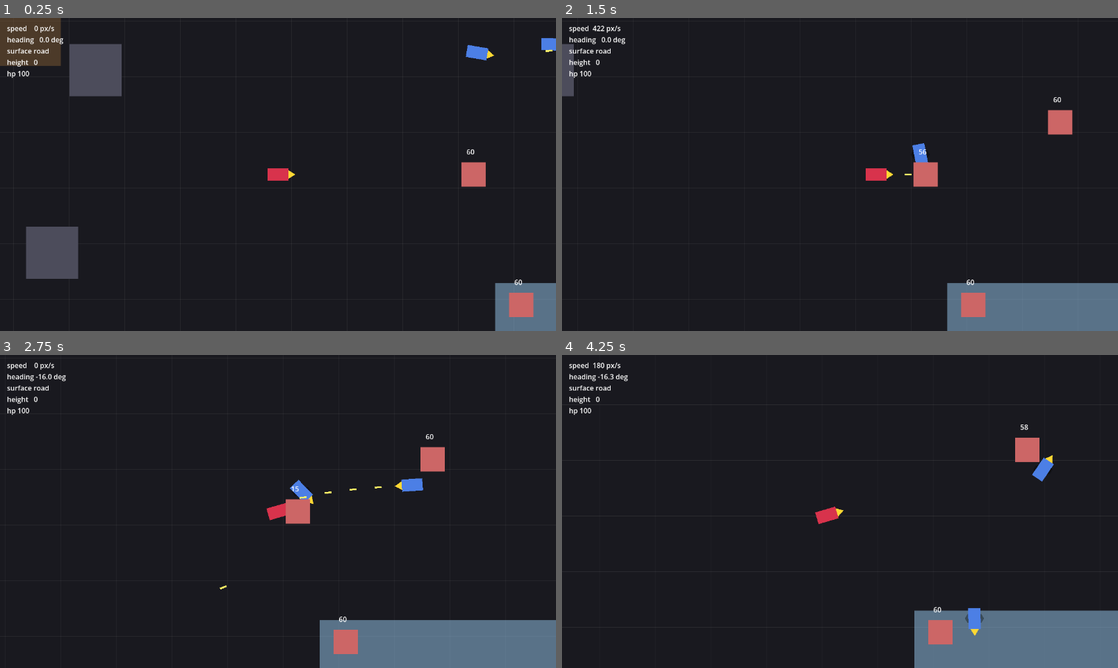
Above: before the commit, frames 1-4 (two rows, left to right).
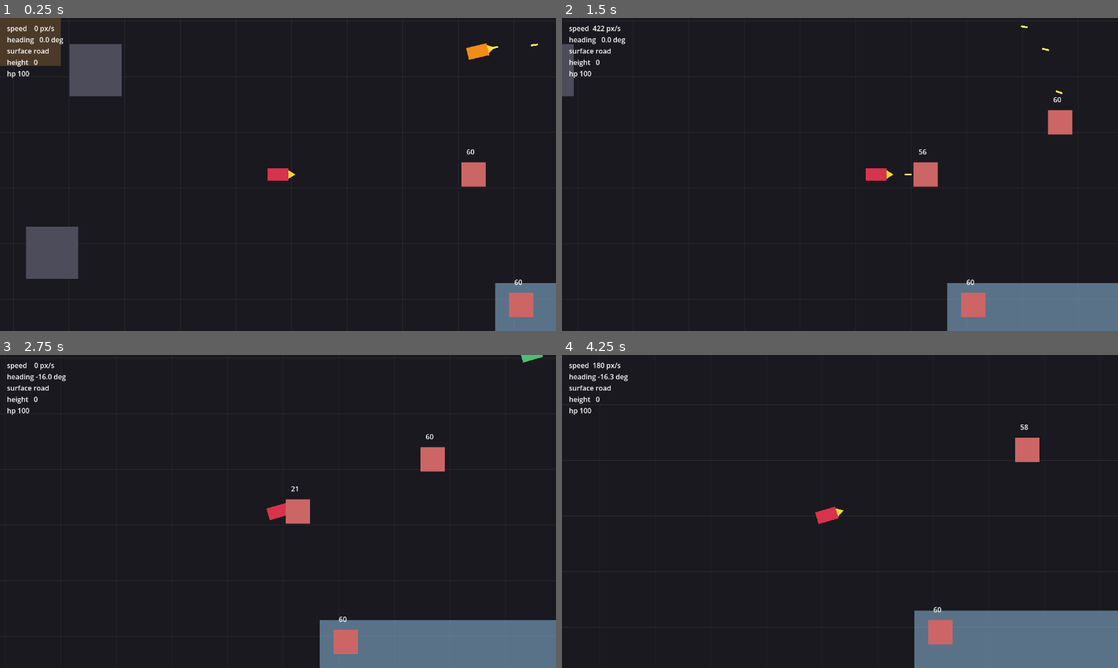
Above: after the commit, the same moments.

Repository: b3p3k0/bentchrome
Game: Godot game, scene res://levels/arena/arena.tscn
Same seed, same stepped clock (60 frames per second), same inputs: the game is played once before the commit and once after it.
Inputs (mouse positions are in pixels of both pictures, inside the frame that each line leads up to):
- Up to frame 1 (0.25 s): no input
- Up to frame 2 (1.5 s): tap Enter (ui_accept) at 0.5, 0.77 s; move the mouse to (812, 237) at 0.52 s; hold W (move_up) 0.53-1.25 s; click (812, 237) at 0.6 s; drag from (1006, 221) to (878, 174) at 1.27 s
- Up to frame 3 (2.75 s): move the mouse to (111, 464) at 2.02 s; hold A (move_left) from 2.03 s (still down); right-click (111, 464) at 2.1 s; click (111, 464) at 2.3 s
- Up to frame 4 (4.25 s): release A (move_left) at 2.75 s; drag from (867, 511) to (778, 589) at 2.77 s; move the mouse to (756, 433) at 3.52 s; hold S (move_down) from 3.53 s (still down); tap K at 3.6 s; tap Enter (ui_accept) at 3.77 s; click (756, 433) at 3.8 s

The runs differ from the first frame. In frame 1, 0.3% of the frame differs, in the area x 83-100%, y 6-14%; in frame 2, 0.2%; in frame 3, 0.4%, in the area x 39-98%, y 0-75%; in frame 4, 0.4%.

Commit message:
Phase 3: three AI archetypes (aggressor / ambusher / opportunist)
Parameterize EnemyDriver into three archetypes on the pursue/evade skeleton, differing by target selection and engagement tuning. AGGRESSOR charges the nearest car (tight band, fights to ~15% HP); AMBUSHER takes the nearest but approaches at a flank angle (hit-and-run, medium band); OPPORTUNIST stalks the weakest car in range, hangs back (wide band), flees early (~45% HP). Arena fields one of each, colour-coded (orange/purple/green) via per-instance overrides. CLAUDE.md documents the set, replacing the dropped 'defender'.

Co-Authored-By: Claude Opus 4.8 <noreply@anthropic.com>

Diff:
--- a/levels/arena/arena.tscn
+++ b/levels/arena/arena.tscn
@@ -78,9 +78,24 @@
 
 [node name="Enemy1" parent="." instance=ExtResource("6_enemy")]
 position = Vector2(430, -280)
+body_color = Color(0.95, 0.55, 0.1, 1)
+
+[node name="Driver" parent="Enemy1" index="1"]
+archetype = 0
 
 [node name="Enemy2" parent="." instance=ExtResource("6_enemy")]
-position = Vector2(620, -300)
+position = Vector2(720, -380)
+body_color = Color(0.6, 0.3, 0.85, 1)
+
+[node name="Driver" parent="Enemy2" index="1"]
+archetype = 1
+
+[node name="Enemy3" parent="." instance=ExtResource("6_enemy")]
+position = Vector2(-150, -560)
+body_color = Color(0.3, 0.75, 0.45, 1)
+
+[node name="Driver" parent="Enemy3" index="1"]
+archetype = 2
 
 [node name="Dummy1" parent="." instance=ExtResource("5_dummy")]
 position = Vector2(450, 0)
--- a/vehicles/drivers/enemy_driver.gd
+++ b/vehicles/drivers/enemy_driver.gd
@@ -1,22 +1,24 @@
 class_name EnemyDriver
 extends Driver
-## Simple free-for-all pursue/evade AI: chase the nearest other vehicle and fire
-## while closing; peel off when too close or low on HP, then re-engage once
-## distance opens. The hysteresis between NEAR and FAR keeps them jousting in and
-## out instead of parking at one range. Distinct archetypes (weights, flanking,
-## special usage) layer on top of this baseline later in Phase 3.
+## Free-for-all combat AI. Three archetypes built on the same pursue/evade
+## jousting skeleton, differing mainly by TARGET SELECTION and engagement tuning:
+##   AGGRESSOR   — charges the NEAREST car, tight band, fights to near-death.
+##   AMBUSHER    — nearest car but approaches at a flank angle; hit-and-run.
+##   OPPORTUNIST — stalks the WEAKEST car in range, hangs back, pounces, flees early.
+## Mini-boss/boss will be tougher variants; a data-driven version comes later.
 
-enum State { PURSUE, EVADE }
+enum Archetype { AGGRESSOR, AMBUSHER, OPPORTUNIST }
+@export var archetype: Archetype = Archetype.AGGRESSOR
 
-const NEAR := 180.0        # too close → peel off
-const FAR := 460.0         # opened up → re-engage
+enum Mode { PURSUE, EVADE }
+
 const FIRE_RANGE := 1000.0
-const LOW_HP := 0.3
+const OPPORTUNIST_SCAN := 900.0
 
-var _state: State = State.PURSUE
+var _mode: Mode = Mode.PURSUE
 
 func get_intent(vehicle, _delta: float) -> Dictionary:
-	var target := _nearest_other(vehicle)
+	var target := _select_target(vehicle)
 	if target == null:
 		return {"throttle": 0.0, "steer": 0.0, "fire_mg": false, "fire_special": false}
 
@@ -24,15 +26,15 @@
 	var dist := to_target.length()
 	var bearing := to_target.angle()
 
-	# Hysteresis: commit to a state until distance crosses the far/near band.
-	if vehicle.get_hp_fraction() < LOW_HP:
-		_state = State.EVADE
-	elif dist > FAR:
-		_state = State.PURSUE
-	elif dist < NEAR:
-		_state = State.EVADE
+	# Pursue/evade hysteresis, tuned per archetype.
+	if vehicle.get_hp_fraction() < _flee_hp():
+		_mode = Mode.EVADE
+	elif dist > _far_range():
+		_mode = Mode.PURSUE
+	elif dist < _near_range():
+		_mode = Mode.EVADE
 
-	if _state == State.EVADE:
+	if _mode == Mode.EVADE:
 		var away := wrapf(bearing + PI - vehicle.heading, -PI, PI)
 		return {
 			"throttle": 1.0 if absf(away) < 1.2 else 0.3,
@@ -41,13 +43,41 @@
 			"fire_special": false,
 		}
 
-	var diff := wrapf(bearing - vehicle.heading, -PI, PI)
+	# PURSUE — ambushers bias their approach to a flank angle until they close.
+	var approach := bearing
+	if archetype == Archetype.AMBUSHER and dist > _near_range() * 1.5:
+		approach += deg_to_rad(35.0)
+	var diff := wrapf(approach - vehicle.heading, -PI, PI)
+	var aim := wrapf(bearing - vehicle.heading, -PI, PI)
 	return {
 		"throttle": 1.0 if absf(diff) < 1.2 else 0.2,
 		"steer": clampf(diff * 2.0, -1.0, 1.0),
-		"fire_mg": absf(diff) < 0.25 and dist < FIRE_RANGE,
+		"fire_mg": absf(aim) < 0.25 and dist < FIRE_RANGE,
 		"fire_special": false,
 	}
+
+func _near_range() -> float:
+	match archetype:
+		Archetype.AGGRESSOR: return 140.0
+		Archetype.AMBUSHER: return 200.0
+		_: return 320.0
+
+func _far_range() -> float:
+	match archetype:
+		Archetype.AGGRESSOR: return 340.0
+		Archetype.AMBUSHER: return 480.0
+		_: return 640.0
+
+func _flee_hp() -> float:
+	match archetype:
+		Archetype.AGGRESSOR: return 0.15
+		Archetype.AMBUSHER: return 0.3
+		_: return 0.45
+
+func _select_target(vehicle) -> Node2D:
+	if archetype == Archetype.OPPORTUNIST:
+		return _weakest_other(vehicle)
+	return _nearest_other(vehicle)
 
 func _nearest_other(vehicle) -> Node2D:
 	var best: Node2D = null
@@ -60,3 +90,17 @@
 			best_dist = d
 			best = v
 	return best
+
+func _weakest_other(vehicle) -> Node2D:
+	var best: Node2D = null
+	var best_hp := INF
+	for v in vehicle.get_tree().get_nodes_in_group(&"vehicles"):
+		if v == vehicle:
+			continue
+		if vehicle.global_position.distance_to(v.global_position) > OPPORTUNIST_SCAN:
+			continue
+		var hpf: float = v.get_hp_fraction() if v.has_method(&"get_hp_fraction") else 1.0
+		if hpf < best_hp:
+			best_hp = hpf
+			best = v
+	return best if best != null else _nearest_other(vehicle)
Not shown, changed: CLAUDE.md
